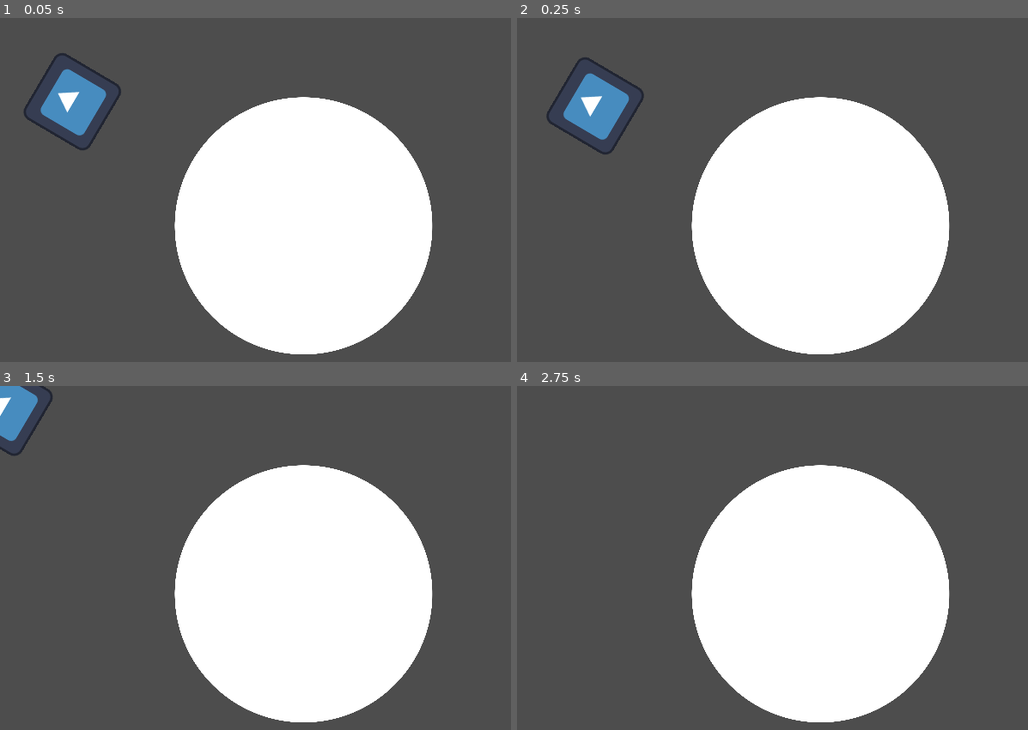
Above: before the commit, frames 1-4 (two rows, left to right).
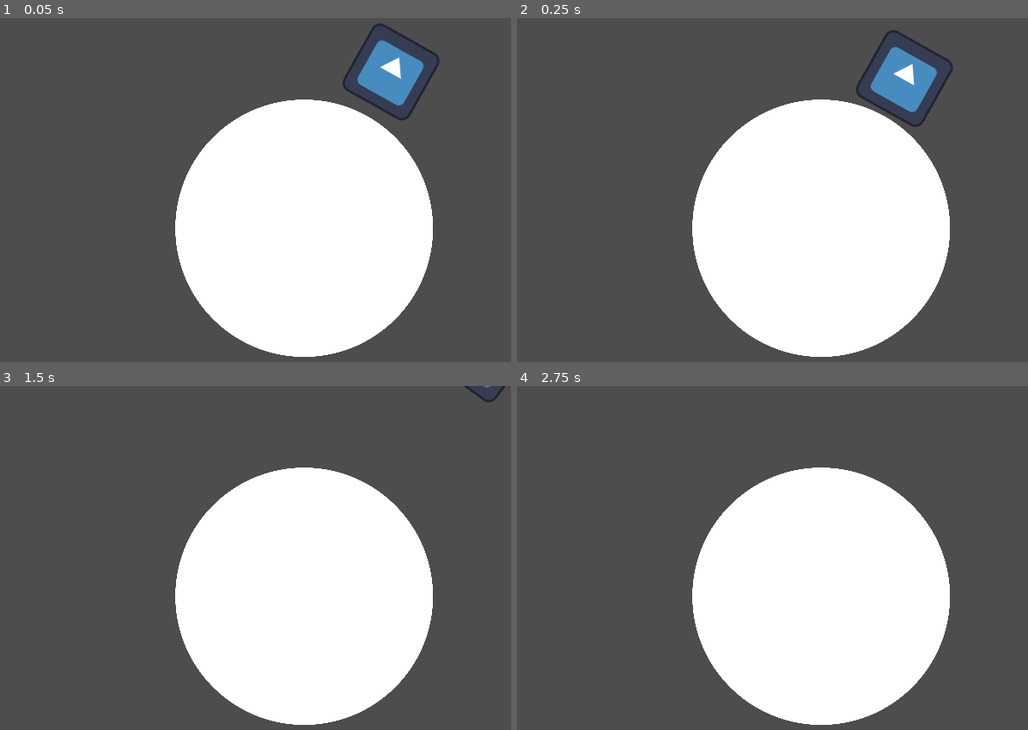
Above: after the commit, the same moments.

Repository: emanuelhix/super-mario-galaxy-project
Game: Godot game, scene res://Main.tscn
The game is run twice, just before and just after one commit, with the same random seed, the same clock (stepped at 60 frames per second) and the same inputs. The engine's default icon, where the game draws it, is replaced by a stand-in: a white triangle on a blue panel in a dark square.
Inputs:
- Up to frame 1 (0.05 s): no input
- Up to frame 2 (0.25 s): no input
- Up to frame 3 (1.5 s): hold Right (ui_right) from 0.53 s (still down); tap Space (jump) at 0.77 s
- Up to frame 4 (2.75 s): tap Space (jump) at 1.52 s; tap Enter at 2 s; release Right (ui_right) at 2.03 s; hold Left (ui_left) from 2.03 s (still down)

The runs differ from the first frame. In frame 1, 4.6% of the frame differs, in the area x 4-87%, y 1-99%; in frame 2, 4.6%, in the area x 5-86%, y 3-99%; in frame 3, 1.9%; in frame 4, 0.8%.

Commit message:
fixed issue with raycasting in the wrong direction

Diff:
--- a/Main.tscn
+++ b/Main.tscn
@@ -10,15 +10,6 @@
 [sub_resource type="CircleShape2D" id="CircleShape2D_f25wm"]
 radius = 200.0
 
-[sub_resource type="GDScript" id="GDScript_k5t31"]
-script/source = "extends RayCast2D
-
-@export var debug_enabled = false
-
-func _draw():
-	pass;
-"
-
 [sub_resource type="CapsuleShape2D" id="CapsuleShape2D_1x81n"]
 radius = 64.0
 height = 170.0
@@ -27,7 +18,7 @@
 metadata/_edit_horizontal_guides_ = [-93.0]
 
 [node name="StaticBody2D" type="StaticBody2D" parent="." node_paths=PackedStringArray("character")]
-position = Vector2(509, 349)
+position = Vector2(510, 353)
 physics_material_override = SubResource("PhysicsMaterial_xrfgs")
 script = ExtResource("2_17ujw")
 character = NodePath("../CharacterBody2D")
@@ -42,16 +33,10 @@
 shape = SubResource("CircleShape2D_f25wm")
 
 [node name="CharacterBody2D" type="CharacterBody2D" parent="."]
-position = Vector2(121, 140)
+position = Vector2(656, 90)
 rotation = -0.0319169
 slide_on_ceiling = false
 script = ExtResource("3_cdvcj")
-
-[node name="RayCast2D" type="RayCast2D" parent="CharacterBody2D"]
-position = Vector2(0.999367, 0.0316162)
-scale = Vector2(0.991408, 1)
-target_position = Vector2(0, 0)
-script = SubResource("GDScript_k5t31")
 
 [node name="Sprite2D" type="Sprite2D" parent="CharacterBody2D"]
 texture = ExtResource("1_pa4tr")
--- a/PlanetGravity.gd
+++ b/PlanetGravity.gd
@@ -3,15 +3,18 @@
 @export var character: CharacterBody2D = null
 @onready var raycast: RayCast2D = character.find_child("RayCast2D")
 
-func _process(delta):
-	# Update the raycast position relative to the character
-	raycast.target_position = (self.position - character.position) # or use local position if needed
-	raycast.force_raycast_update()
+func _physics_process(delta):
+	var space_state = get_world_2d().direct_space_state
+	var query = PhysicsRayQueryParameters2D.create(character.global_position, self.global_position)
+	query.exclude = [character.find_child("CollisionShape")]
+	var result = space_state.intersect_ray(query)
+
 	#print("Raycast Position:", raycast.global_position)
 	#print("Collision Point:", raycast.get_collision_point())
-	#print("Collision Normal:", raycast.get_collision_normal())
+	#print("Collision Normal:", raycast.get_collision_normal()
 
-	var normal_angle = raycast.get_collision_normal().angle() + PI/2
-	character.transform = Transform2D(normal_angle, character.global_position)
-	character.up_direction = character.transform.y
-	character.force_update_transform()
+	if result.get("collider"):
+		var normal_angle = result.get("normal").angle() + PI/2
+		character.transform = Transform2D(normal_angle, character.global_position)
+		character.up_direction = character.transform.y
+		character.force_update_transform()
Not shown: 1 places in Main.tscn that only renumber resources
